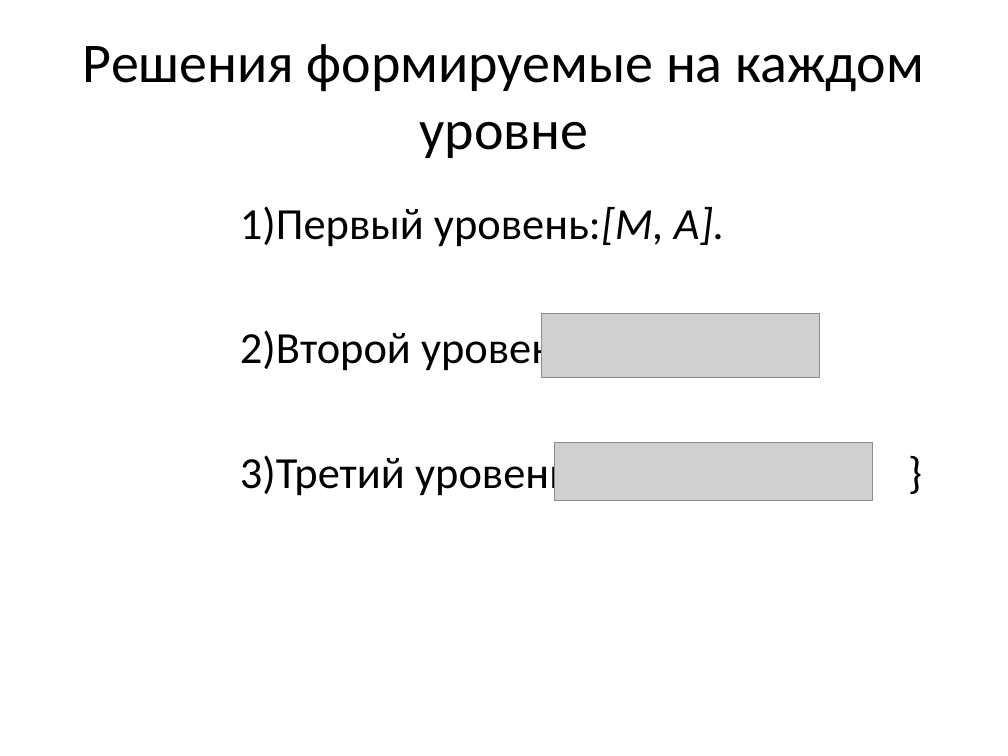
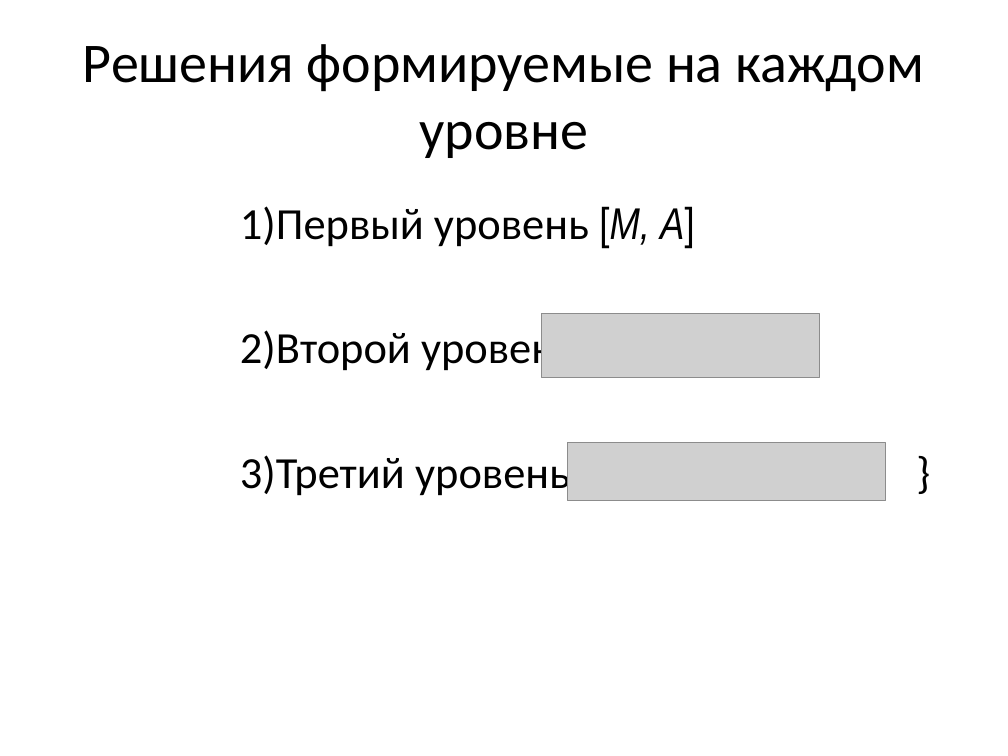
Before and after one commit to sasha2567/diplom, a slide deck: slide 9 of К защите/Саша/В диплом/На защиту/На защиту.pptx (slide 10 before the commit). Drawn at 1008x756 pixels with LibreOffice and Linux fonts; fonts in the diff are those of the drawing; grey boxes stand for pictures. Boxes give left, top, right and bottom in pixels: in the first picture for what was removed or moved away, otherwise in the second. Text is boxed around its words. In the diff, an @@ line names an element or a change of style, - is before the commit and + after.

```diff
--- a/К защите/Саша/В диплом/На защиту/На защиту.pptx
+++ b/К защите/Саша/В диплом/На защиту/На защиту.pptx
@@ text at <box>240,206,695,247</box>: text changed @@
-1) Первый уровень:[М, А].
+1) Первый уровень [М, А]
@@ picture: place and size @@
-picture at <box>554,443,873,501</box>
+picture at <box>568,443,886,501</box>
@@ text at <box>240,451,570,499</box>: text changed @@
-3) Третий уровень:{ }
+3) Третий уровень { }
```
Also in this commit, not shown: 3 other slides changed, 1 slide added, 5 slides removed, 5 other files.
